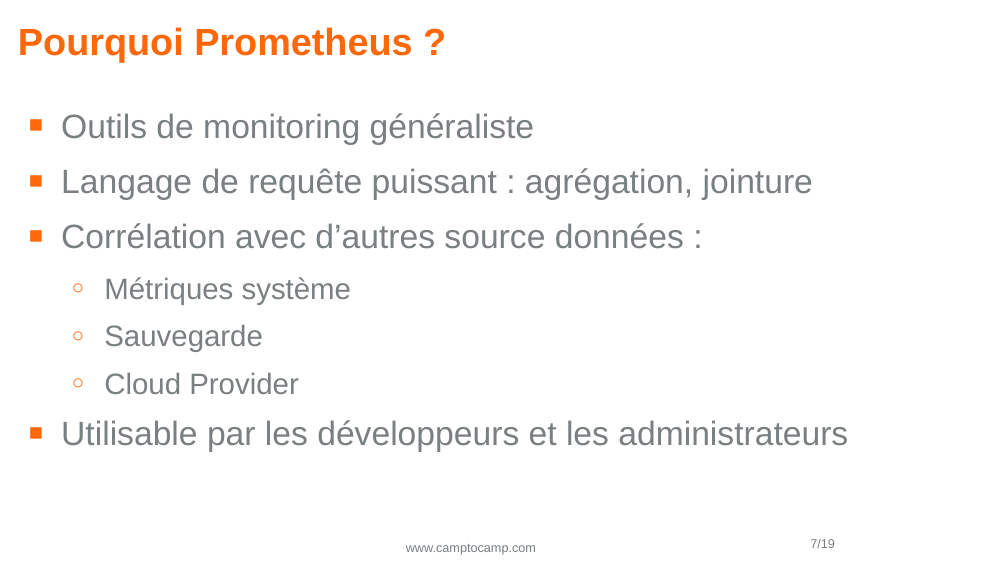
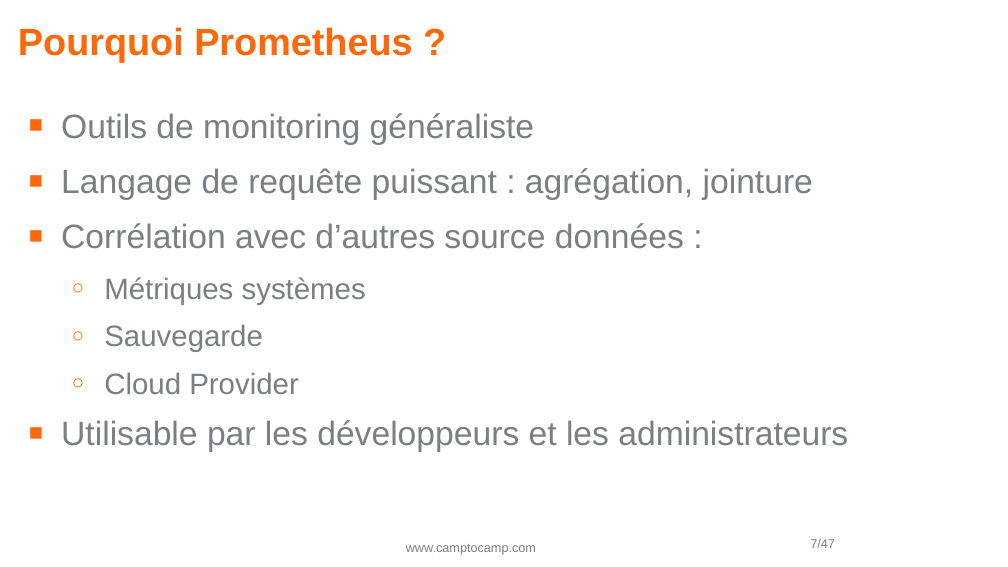
Before and after one commit to Vampouille/demo-prometheus-postgres, a slide deck: slide 7 of pgday2.odp. Drawn at 1008x567 pixels with LibreOffice and Linux fonts; fonts in the diff are those of the drawing; background and template pictures are left out. Boxes give left, top, right and bottom in pixels: in the first picture for what was removed or moved away, otherwise in the second. Text is boxed around its words. In the diff, an @@ line names an element or a change of style, - is before the commit and + after.

```diff
--- a/pgday2.odp
+++ b/pgday2.odp
@@ text at box(104, 277, 366, 305): text changed @@
-  ○ Métriques système
+  ○ Métriques systèmes
@@ page number at box(810, 539, 835, 548): text changed @@
-7/19
+7/47
```
Also in this commit, not shown: 5 other slides changed, 29 slides added, 1 slide removed, 2 other files.
